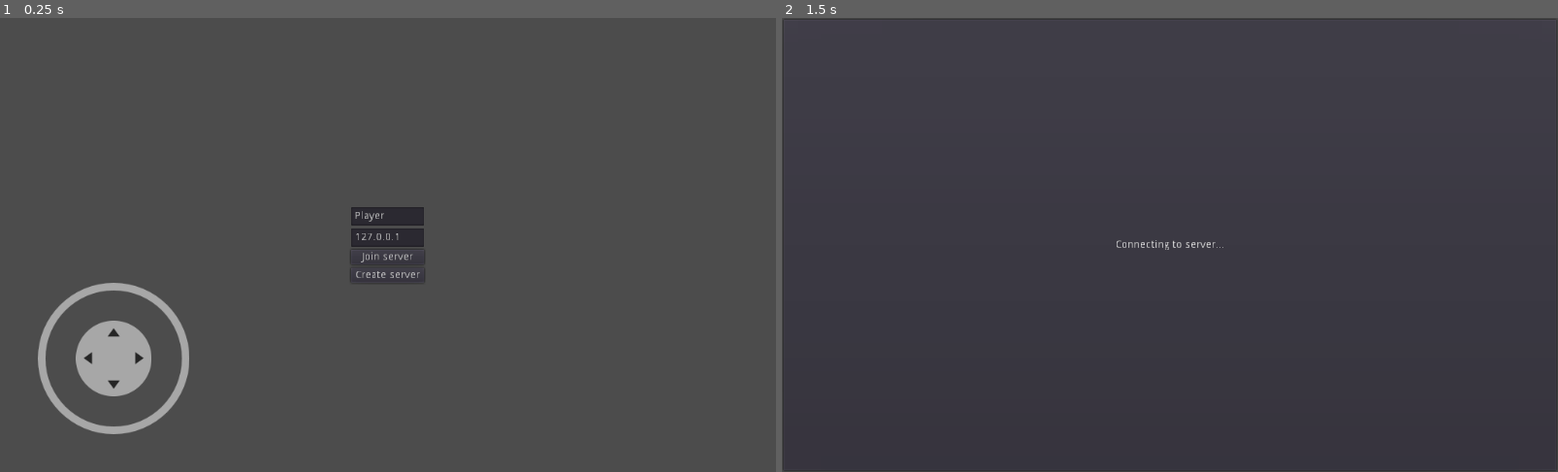
Above: before the commit, frames 1-2 (left to right).
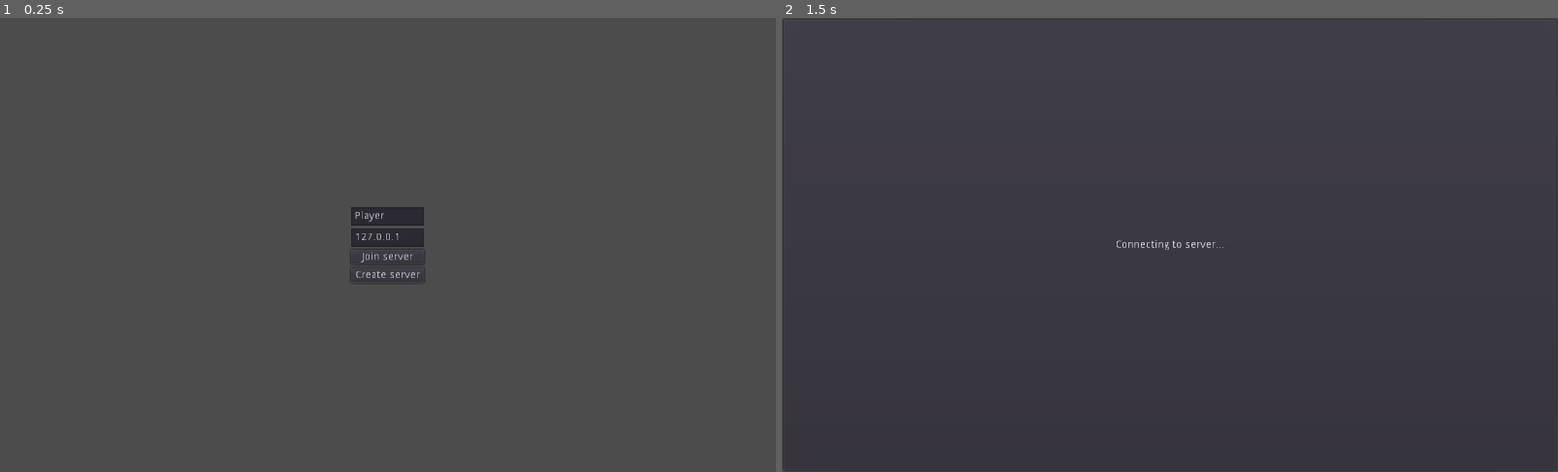
Above: after the commit, the same moments.

Repository: zDonik1/ProjectD
Game: Godot game, scene res://scenes/main.tscn
Two runs of this game, one before a commit and one after it. Both use one fixed random seed, a clock stepped at 60 frames per second and the inputs below.
Inputs:
- Up to frame 1 (0.25 s): no input
- Up to frame 2 (1.5 s): click "Join server" at 0.5 s; click "Create server" at 1.25 s

The runs differ from the first frame. In frame 1, 2.3% of the frame differs, in the area x 4-25%, y 58-92%; in frame 2, nothing differs.

Commit message:
refactor: removed MainMenu scene

Diff:
--- a/scenes/main.tscn
+++ b/scenes/main.tscn
@@ -7,6 +7,7 @@
 [ext_resource path="res://scripts/player_controller.gd" type="Script" id=5]
 [ext_resource path="res://scripts/lobby.gd" type="Script" id=6]
 [ext_resource path="res://scripts/game.gd" type="Script" id=7]
+[ext_resource path="res://scripts/main_menu.gd" type="Script" id=8]
 
 [node name="Main" type="Node"]
 script = ExtResource( 4 )
@@ -20,6 +21,45 @@
 [node name="Coordinator" type="Node" parent="."]
 script = ExtResource( 3 )
 
+[node name="Screens" type="Control" parent="."]
+anchor_right = 1.0
+anchor_bottom = 1.0
+
+[node name="MainMenuScreen" type="CenterContainer" parent="Screens"]
+anchor_right = 1.0
+anchor_bottom = 1.0
+script = ExtResource( 8 )
+
+[node name="ButtonList" type="VBoxContainer" parent="Screens/MainMenuScreen"]
+margin_left = 463.0
+margin_top = 250.0
+margin_right = 560.0
+margin_bottom = 350.0
+alignment = 1
+
+[node name="PlayerName" type="LineEdit" parent="Screens/MainMenuScreen/ButtonList"]
+margin_right = 97.0
+margin_bottom = 24.0
+text = "Player"
+
+[node name="LineEdit" type="LineEdit" parent="Screens/MainMenuScreen/ButtonList"]
+margin_top = 28.0
+margin_right = 97.0
+margin_bottom = 52.0
+text = "127.0.0.1"
+
+[node name="JoinServer" type="Button" parent="Screens/MainMenuScreen/ButtonList"]
+margin_top = 56.0
+margin_right = 97.0
+margin_bottom = 76.0
+text = "Join server"
+
+[node name="CreateServer" type="Button" parent="Screens/MainMenuScreen/ButtonList"]
+margin_top = 80.0
+margin_right = 97.0
+margin_bottom = 100.0
+text = "Create server"
+
 [node name="Game" type="Node" parent="."]
 script = ExtResource( 7 )
 lobby_path = NodePath("../Lobby")
@@ -28,7 +68,11 @@
 script = ExtResource( 5 )
 
 [node name="InGameUI" type="Control" parent="Game"]
+visible = false
 anchor_right = 1.0
 anchor_bottom = 1.0
 
 [node name="VirtualJoystick" parent="Game/InGameUI" instance=ExtResource( 1 )]
+
+[connection signal="create_server_pressed" from="Screens/MainMenuScreen" to="Coordinator" method="_on_MainMenuScreen_create_server_pressed"]
+[connection signal="join_server_pressed" from="Screens/MainMenuScreen" to="Coordinator" method="_on_MainMenuScreen_join_server_pressed"]
--- a/scenes/main_menu.tscn
+++ /dev/null
@@ -1,38 +0,0 @@
-[gd_scene load_steps=2 format=2]
-
-[ext_resource path="res://scripts/main_menu.gd" type="Script" id=1]
-
-[node name="main" type="CenterContainer"]
-anchor_right = 1.0
-anchor_bottom = 1.0
-script = ExtResource( 1 )
-
-[node name="ButtonList" type="VBoxContainer" parent="."]
-margin_left = 463.0
-margin_top = 250.0
-margin_right = 560.0
-margin_bottom = 350.0
-alignment = 1
-
-[node name="PlayerName" type="LineEdit" parent="ButtonList"]
-margin_right = 97.0
-margin_bottom = 24.0
-text = "Player"
-
-[node name="LineEdit" type="LineEdit" parent="ButtonList"]
-margin_top = 28.0
-margin_right = 97.0
-margin_bottom = 52.0
-text = "127.0.0.1"
-
-[node name="JoinServer" type="Button" parent="ButtonList"]
-margin_top = 56.0
-margin_right = 97.0
-margin_bottom = 76.0
-text = "Join server"
-
-[node name="CreateServer" type="Button" parent="ButtonList"]
-margin_top = 80.0
-margin_right = 97.0
-margin_bottom = 100.0
-text = "Create server"
--- a/scripts/coordinator.gd
+++ b/scripts/coordinator.gd
@@ -3,7 +3,6 @@
 
 const UINavigation := preload("res://scripts/navigation.gd")
 const MainMenu := preload("res://scripts/main_menu.gd")
-const MainMenuScene := preload("res://scenes/main_menu.tscn")
 const LobbyUIScene := preload("res://scenes/lobby_ui.tscn")
 const LobbyUIServerScene := preload("res://scenes/lobby_ui_server.tscn")
 const ScreenMessageScene := preload("res://scenes/screen_message.tscn")
@@ -11,42 +10,10 @@
 var navigation: UINavigation
 
 
-func add_main_menu():
-	var main_menu := _make_instance_of_scene_with_name(
-		MainMenuScene, "MainMenu"
-	)
-	var _u: int
-	_u = main_menu.connect(
-		"create_server_pressed", self, "_on_create_server_pressed"
-	)
-	_u = main_menu.connect(
-		"join_server_pressed", self, "_on_join_server_pressed"
-	)
-	navigation.add_ui_screen(main_menu)
-
-
 remotesync func _start_game():
 	navigation._clear()
+	get_node("../Screens").hide()
 	get_node("../Game").start_game()
-
-
-func _on_create_server_pressed():
-	_initialize_player_name_in_lobby()
-	_get_lobby().create_server()
-
-	_open_lobby_ui_server()
-
-
-func _on_join_server_pressed():
-	_initialize_player_name_in_lobby()
-	_get_lobby().join_server()
-
-	var message_ui := _make_instance_of_scene_with_name(ScreenMessageScene, "ConnectingMessage")
-	message_ui.message = "Connecting to server..."
-	navigation.add_ui_screen(message_ui)
-
-	yield(get_tree(), "connected_to_server")
-	var _u := _open_lobby_ui()
 
 
 func _on_lobby_ui_start_game_pressed():
@@ -80,4 +47,23 @@
 
 
 func _get_main_menu():
-	return get_node("../MainMenu")
+	return get_node("../Screens/MainMenuScreen")
+
+
+func _on_MainMenuScreen_create_server_pressed():
+	_initialize_player_name_in_lobby()
+	_get_lobby().create_server()
+
+	_open_lobby_ui_server()
+
+
+func _on_MainMenuScreen_join_server_pressed():
+	_initialize_player_name_in_lobby()
+	_get_lobby().join_server()
+
+	var message_ui := _make_instance_of_scene_with_name(ScreenMessageScene, "ConnectingMessage")
+	message_ui.message = "Connecting to server..."
+	navigation.add_ui_screen(message_ui)
+
+	yield(get_tree(), "connected_to_server")
+	var _u := _open_lobby_ui()
--- a/scripts/main.gd
+++ b/scripts/main.gd
@@ -3,8 +3,6 @@
 
 func _ready():
 	$Coordinator.navigation = $Navigation
-	$Coordinator.add_main_menu()
-
 
 	if OS.get_cmdline_args().size() > 0:
 		match OS.get_cmdline_args()[0]:
@@ -15,7 +13,7 @@
 
 
 func _start_server_game():
-	get_node("MainMenu").emit_signal("create_server_pressed")
+	$Screens/MainMenuScreen.emit_signal("create_server_pressed")
 
 	yield(get_tree().create_timer(0.5), "timeout")
 
@@ -23,4 +21,4 @@
 
 
 func _start_client_game():
-	get_node("MainMenu").emit_signal("join_server_pressed")
+	$Screens/MainMenuScreen.emit_signal("join_server_pressed")
Not shown: 1 places in scenes/main.tscn that only renumber resources
